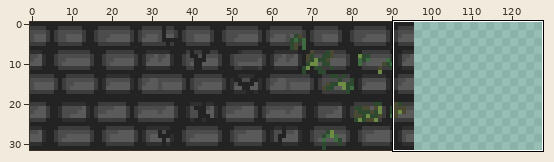
Sprite sheet: Assets/TileSets/brick.png. The picture above shows the old version from afar; the outline marks the close-up.
Close-up. The starting point:
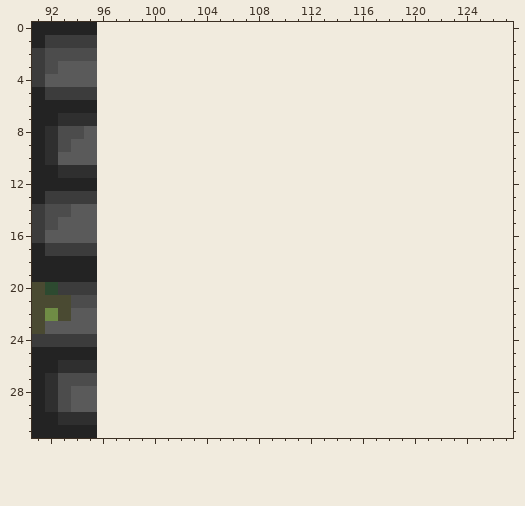
The file is 96x32 pixels. Colours within 5 levels of each other are drawn and written as one. Shown: x 91..127, y 0..31. The old version is drawn lined up with the new one, on the new canvas.
The result:
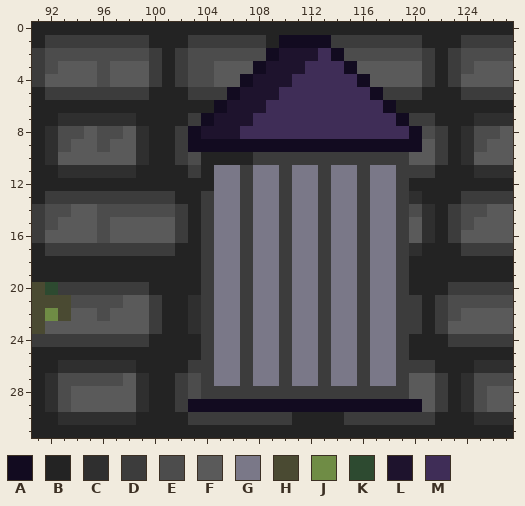
Palette (. is transparent): A #120b20  B #232323  C #2f2f2f  D #3c3c3c  E #4c4c4c  F #5a5a5a  G #7a7888  H #4a4a32  J #6f8c45  K #2d4a30  L #1e132d  M #3f2d57
The exact change:
canvas 96x32 -> 128x32
y 0: x 96..127 ................................ -> BBBBBBBBBBBBBBBBBBBBBBBBBBBBBBBB
y 1: x 96..127 ................................ -> DDDDBBBDDDDDDBAAAADDDDDDDBBBDDDD
y 2: x 96..127 ................................ -> EEEEDBDEEEEEEALLLMAEEEEEEDBDEEEE
y 3: x 96..127 ................................ -> EFFFDBDEEFFFALLLMMMAFFFFFDBDEFFF
y 4: x 96..127 ................................ -> EFFFDBDEEFFALLLMMMMMAFFFFDBDFFFF
y 5: x 96..127 ................................ -> DDDDBBBDDDALLLMMMMMMMADDDBBBDDDD
y 6: x 96..127 ................................ -> BBBBBBBBBALLLMMMMMMMMMABBBBBBBBB
y 7: x 96..127 ................................ -> CCCBBBBDALLLMMMMMMMMMMMADDBBBCCC
y 8: x 96..127 ................................ -> EEFCBBDALLLMMMMMMMMMMMMMAEDBCEEF
y 9: x 96..127 ................................ -> EFFCBBDAAAAAAAAAAAAAAAAAAFDBCEFF
y 10: x 96..127 ................................ -> FFFCBBDEBBBBDDDDDDDDDDDDFFDBCFFF
y 11: x 96..127 ................................ -> CCCBBBBDBGGDGGDGGDGGDGGDDDBBBCCC
y 12: x 96..127 ................................ -> BBBBBBBBBGGDGGDGGDGGDGGDBBBBBBBB
y 13: x 96..127 ................................ -> DDDDDDBBDGGDGGDGGDGGDGGDCBBBDDDD
y 14: x 96..127 ................................ -> EEEEEEDBDGGDGGDGGDGGDGGDECBDEEFF
y 15: x 96..127 ................................ -> EFFFFFDBDGGDGGDGGDGGDGGDFCBDEFFF
y 16: x 96..127 ................................ -> EFFFFFDBDGGDGGDGGDGGDGGDFCBDFFFF
y 17: x 96..127 ................................ -> DDDDDDBBDGGDGGDGGDGGDGGDCBBBDDDD
y 18..19: x 96..127 ................................ -> BBBBBBBBDGGDGGDGGDGGDGGDBBBBBBBB
y 20: x 96..127 ................................ -> DDDDBBBBDGGDGGDGGDGGDGGDBBBDDDDD
y 21: x 96..127 ................................ -> EEFFDBBCDGGDGGDGGDGGDGGDDBDEEEEE
y 22: x 96..127 ................................ -> EFFFDBBCDGGDGGDGGDGGDGGDDBDEFFFF
y 23: x 96..127 ................................ -> FFFFDBBCDGGDGGDGGDGGDGGDDBDFFFFF
y 24: x 96..127 ................................ -> DDDDBBBBDGGDGGDGGDGGDGGDBBBDDDDD
y 25: x 96..127 ................................ -> BBBBBBBBDGGDGGDGGDGGDGGDBBBBBBBB
y 26: x 96..127 ................................ -> CCCBBBBDDGGDGGDGGDGGDGGDDDBBBCCC
y 27: x 96..127 ................................ -> EEFCBBDEDGGDGGDGGDGGDGGDFFDBCEEE
y 28: x 96..127 ................................ -> FFFCBBDEDDDDDDDDDDDDDDDDFFDBCEFF
y 29: x 96..127 ................................ -> FFFCBBDAAAAAAAAAAAAAAAAAAFDBCEFF
y 30: x 96..127 ................................ -> CCCBBBBDDDDDDDDBBBBDDDDDDDBBBCCC
y 31: x 96..127 ................................ -> BBBBBBBBBBBBBBBBBBBBBBBBBBBBBBBB
Boxes around the changes in both close-ups, in picture pixels (x1, y1, x2, y2):
added: (97, 22, 513, 438)
